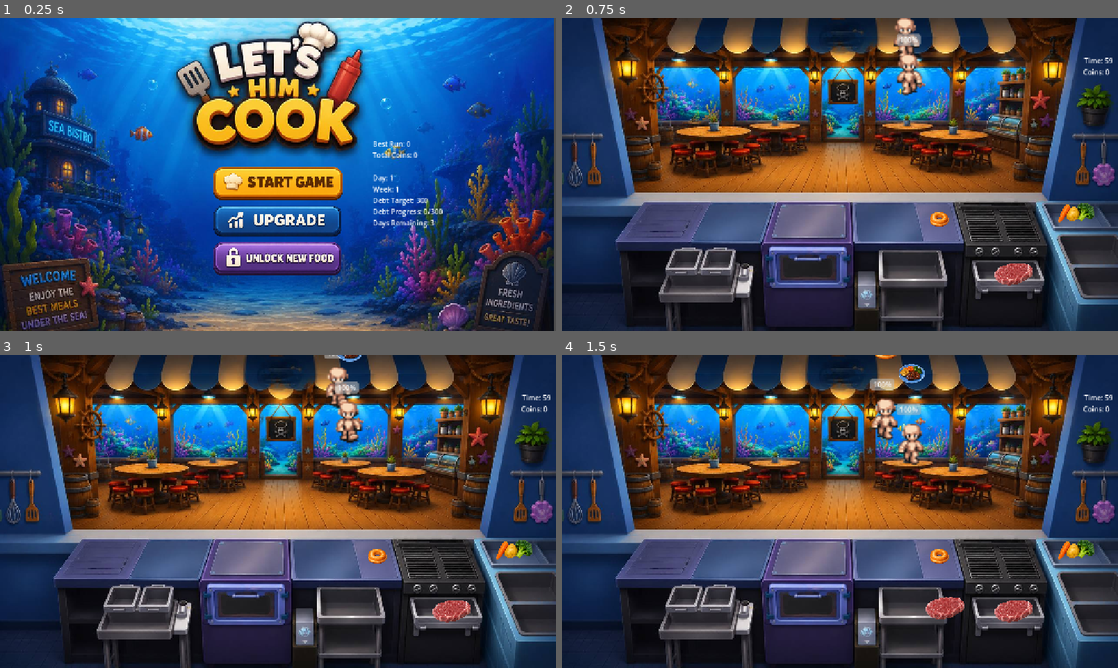
Above: before the commit, frames 1-4 (two rows, left to right).
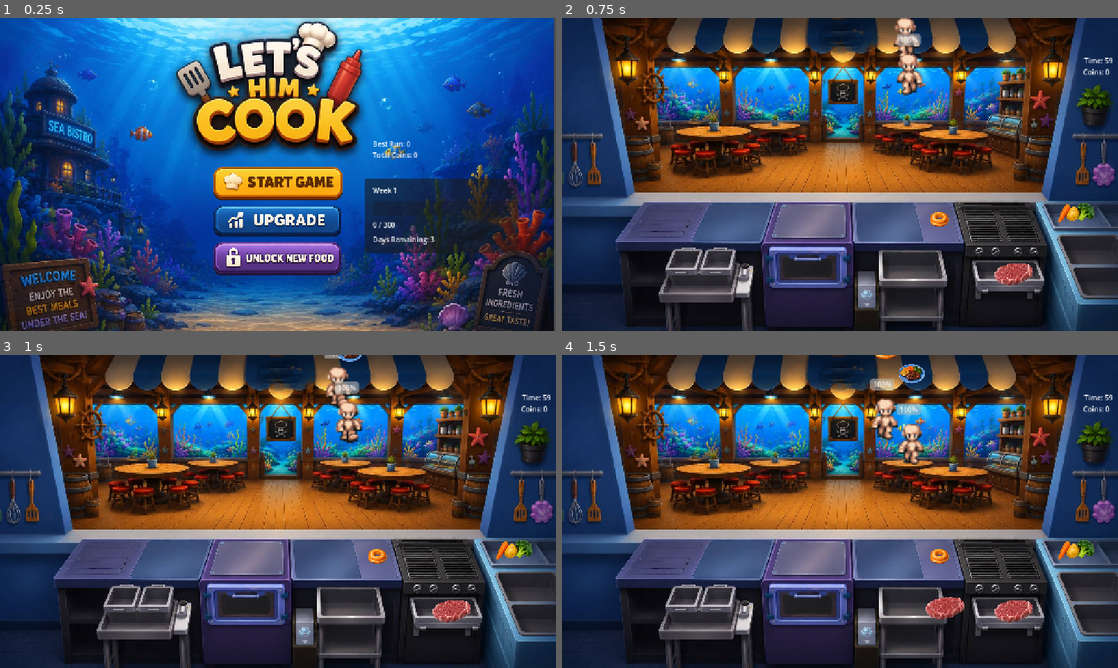
Above: after the commit, the same moments.

Repository: non123a/resturantSim
Game: Godot game, scene res://scenes/dashboard/dashboard.tscn
The game is run twice, just before and just after one commit, with the same random seed, the same clock (stepped at 60 frames per second) and the same inputs.
Inputs (mouse positions are in pixels of both pictures, inside the frame that each line leads up to):
- Up to frame 1 (0.25 s): no input
- Up to frame 2 (0.75 s): click (840, 183) at 0.5 s
- Up to frame 3 (1 s): no input
- Up to frame 4 (1.5 s): drag from (1012, 611) to (806, 602) at 1.27 s

The runs differ from the first frame. In frame 1, 5.8% of the frame differs, in the area x 65-94%, y 50-76%; in frame 2, nothing differs; in frame 3, nothing differs; in frame 4, nothing differs.

Commit message:
resart game fuctin and progress bare

Diff:
--- a/scenes/dashboard/dashboard.tscn
+++ b/scenes/dashboard/dashboard.tscn
@@ -63,6 +63,46 @@
 offset_right = 1187.0
 offset_bottom = 638.0
 
+[node name="DebtPanel" type="Panel" parent="."]
+layout_mode = 0
+offset_left = 857.0
+offset_top = 414.0
+offset_right = 1209.0
+offset_bottom = 585.0
+
+[node name="WeekLabel" type="Label" parent="DebtPanel"]
+layout_mode = 0
+offset_left = 18.0
+offset_top = 15.0
+offset_right = 328.0
+offset_bottom = 38.0
+text = "Week 1"
+
+[node name="DebtProgressBar" type="ProgressBar" parent="DebtPanel"]
+layout_mode = 0
+offset_left = 18.0
+offset_top = 52.0
+offset_right = 334.0
+offset_bottom = 84.0
+max_value = 300.0
+show_percentage = false
+
+[node name="DebtProgressLabel" type="Label" parent="DebtPanel"]
+layout_mode = 0
+offset_left = 18.0
+offset_top = 94.0
+offset_right = 334.0
+offset_bottom = 119.0
+text = "0 / 300"
+
+[node name="DaysRemainingLabel" type="Label" parent="DebtPanel"]
+layout_mode = 0
+offset_left = 18.0
+offset_top = 128.0
+offset_right = 334.0
+offset_bottom = 153.0
+text = "Days Remaining: 3"
+
 [node name="Unlock New Food" type="TextureButton" parent="."]
 layout_mode = 0
 offset_left = 502.0
@@ -73,6 +113,53 @@
 ignore_texture_size = true
 stretch_mode = 0
 
+[node name="StartMenu" type="Panel" parent="."]
+visible = false
+layout_mode = 0
+offset_left = 12.0
+offset_top = 44.0
+offset_right = 1292.0
+offset_bottom = 764.0
+
+[node name="TitleLabel" type="Label" parent="StartMenu"]
+layout_mode = 0
+offset_left = 498.0
+offset_top = 213.0
+offset_right = 789.0
+offset_bottom = 245.0
+text = "Undersea Restaurant"
+horizontal_alignment = 1
+
+[node name="ContinueButton" type="Button" parent="StartMenu"]
+layout_mode = 0
+offset_left = 524.0
+offset_top = 285.0
+offset_right = 764.0
+offset_bottom = 345.0
+text = "Continue"
+
+[node name="NewGameButton" type="Button" parent="StartMenu"]
+layout_mode = 0
+offset_left = 524.0
+offset_top = 365.0
+offset_right = 764.0
+offset_bottom = 425.0
+text = "New Game"
+
+[node name="NewGameConfirm" type="ConfirmationDialog" parent="."]
+title = "Start a New Game?"
+dialog_text = "This will permanently erase all progress.
+
+• Coins
+• Upgrades
+• Food Unlocks
+• Current Week
+• Debt Progress
+• Best Run"
+
 [connection signal="pressed" from="PlayButton" to="." method="_on_play_button_pressed"]
 [connection signal="pressed" from="Upgrade" to="." method="_on_upgrade_pressed"]
 [connection signal="pressed" from="Unlock New Food" to="." method="_on_unlock_new_food_pressed"]
+[connection signal="pressed" from="StartMenu/ContinueButton" to="." method="_on_continue_button_pressed"]
+[connection signal="pressed" from="StartMenu/NewGameButton" to="." method="_on_new_game_button_pressed"]
+[connection signal="confirmed" from="NewGameConfirm" to="." method="_on_new_game_confirm_confirmed"]
--- a/scenes/main/main.tscn
+++ b/scenes/main/main.tscn
@@ -983,10 +983,10 @@
 [node name="ResultLabel" type="Label" parent="CanvasLayer/EndPanel"]
 modulate = Color(0.56483185, 0.03564218, 0.11091166, 1)
 layout_mode = 0
-offset_left = 609.0
-offset_top = 292.0
-offset_right = 924.0
-offset_bottom = 429.0
+offset_left = 600.0
+offset_top = 289.0
+offset_right = 915.0
+offset_bottom = 426.0
 theme_override_font_sizes/font_size = 32
 text = "Game Over"
 horizontal_alignment = 1
--- a/scripts/DebtManager.gd
+++ b/scripts/DebtManager.gd
@@ -1,4 +1,6 @@
 extends Node
+
+signal debt_changed
 
 var week_length = 3
 var starting_debt = 300
@@ -40,6 +42,7 @@
 			debt_failed = true
 			result["debt_failed"] = true
 
+	debt_changed.emit()
 	return result
 
 
@@ -68,6 +71,17 @@
 	debt_progress = int(data.get("debt_progress", 0))
 	debt_failed = false
 	normalize_debt_state()
+	debt_changed.emit()
+
+
+func reset_progress():
+	current_day = 1
+	current_week = 1
+	debt_amount = starting_debt
+	days_remaining = week_length
+	debt_progress = 0
+	debt_failed = false
+	debt_changed.emit()
 
 
 func normalize_debt_state():
--- a/scripts/GameData.gd
+++ b/scripts/GameData.gd
@@ -1,5 +1,6 @@
 extends Node
 func _ready():
+	save_existed_on_start = FileAccess.file_exists("user://savegame.save")
 	load_game()
 	normalize_unlocked_foods()
 	normalize_upgrades()
@@ -11,6 +12,8 @@
 	"income": 0
 }
 var last_loaded_save_data = {}
+var save_existed_on_start = false
+var start_menu_seen = false
 
 var foods = {
 	"donut": {
@@ -217,6 +220,34 @@
 	upgrades["income"] = clamp(upgrades.get("income", 0), 0, 5)
 
 
+func should_show_start_menu():
+	return save_existed_on_start and not start_menu_seen
+
+
+func mark_start_menu_seen():
+	start_menu_seen = true
+
+
+func reset_progress():
+	coins = 0
+	best_coins = 0
+	upgrades = {
+		"cook_speed": 0,
+		"income": 0
+	}
+	unlocked_foods = []
+	normalize_unlocked_foods()
+	normalize_upgrades()
+
+	var debt_manager = get_node_or_null("/root/DebtManager")
+	if debt_manager != null:
+		debt_manager.reset_progress()
+
+	start_menu_seen = true
+	save_existed_on_start = true
+	save_game()
+
+
 func save_game():
 	var file = FileAccess.open("user://savegame.save", FileAccess.WRITE)
 
@@ -231,6 +262,7 @@
 	if debt_manager != null:
 		data.merge(debt_manager.get_save_data(), true)
 
+	last_loaded_save_data = data
 	file.store_var(data)
 
 
--- a/scripts/dashboard.gd
+++ b/scripts/dashboard.gd
@@ -6,10 +6,58 @@
 
 func _ready():
 	AudioManager.play_bgm_dashboard()
+	$NewGameConfirm.get_ok_button().text = "Confirm"
+	$NewGameConfirm.get_cancel_button().text = "Cancel"
+	if not DebtManager.debt_changed.is_connected(_on_debt_changed):
+		DebtManager.debt_changed.connect(_on_debt_changed)
+	update_dashboard_ui()
+
+	if GameData.should_show_start_menu():
+		show_start_menu()
+
+
+func update_dashboard_ui():
 	$RecordLabel.text = \
 		"Best Run: " + str(GameData.best_coins) + \
-		"\nTotal Coins: " + str(GameData.coins) + \
-		"\n\n" + DebtManager.get_debt_summary_text()
+		"\nTotal Coins: " + str(GameData.coins)
+	update_debt_ui()
+
+
+func update_debt_ui():
+	$DebtPanel/WeekLabel.text = "Week " + str(DebtManager.current_week)
+	$DebtPanel/DebtProgressBar.max_value = max(DebtManager.debt_amount, 1)
+	$DebtPanel/DebtProgressBar.value = min(DebtManager.debt_progress, DebtManager.debt_amount)
+	$DebtPanel/DebtProgressLabel.text = str(DebtManager.debt_progress) + " / " + str(DebtManager.debt_amount)
+	$DebtPanel/DaysRemainingLabel.text = "Days Remaining: " + str(DebtManager.days_remaining)
+
+
+func _on_debt_changed():
+	update_debt_ui()
+
+
+func show_start_menu():
+	$StartMenu.visible = true
+
+
+func close_start_menu():
+	GameData.mark_start_menu_seen()
+	$StartMenu.visible = false
+
+
+func _on_continue_button_pressed():
+	AudioManager.play_ui_click()
+	close_start_menu()
+
+
+func _on_new_game_button_pressed():
+	AudioManager.play_ui_click()
+	$NewGameConfirm.popup_centered()
+
+
+func _on_new_game_confirm_confirmed():
+	AudioManager.play_ui_click()
+	GameData.reset_progress()
+	get_tree().reload_current_scene()
 
 #func _on_upgrade_button_pressed():
 	#get_tree().change_scene_to_file("res://scenes/dashboard/upgrade.tscn")
Not shown, changed: assets/chimengAsset/.DS_Store
Not shown, added: assets/chimengAsset/video/undersea-resturant.mp4
